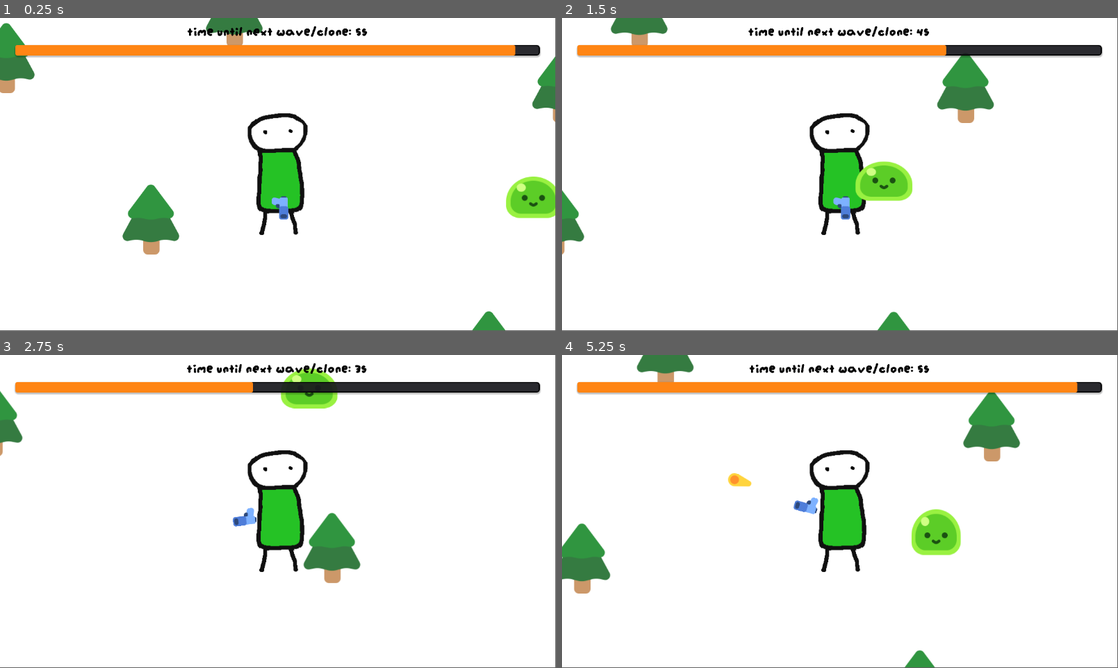
Above: before the commit, frames 1-4 (two rows, left to right).
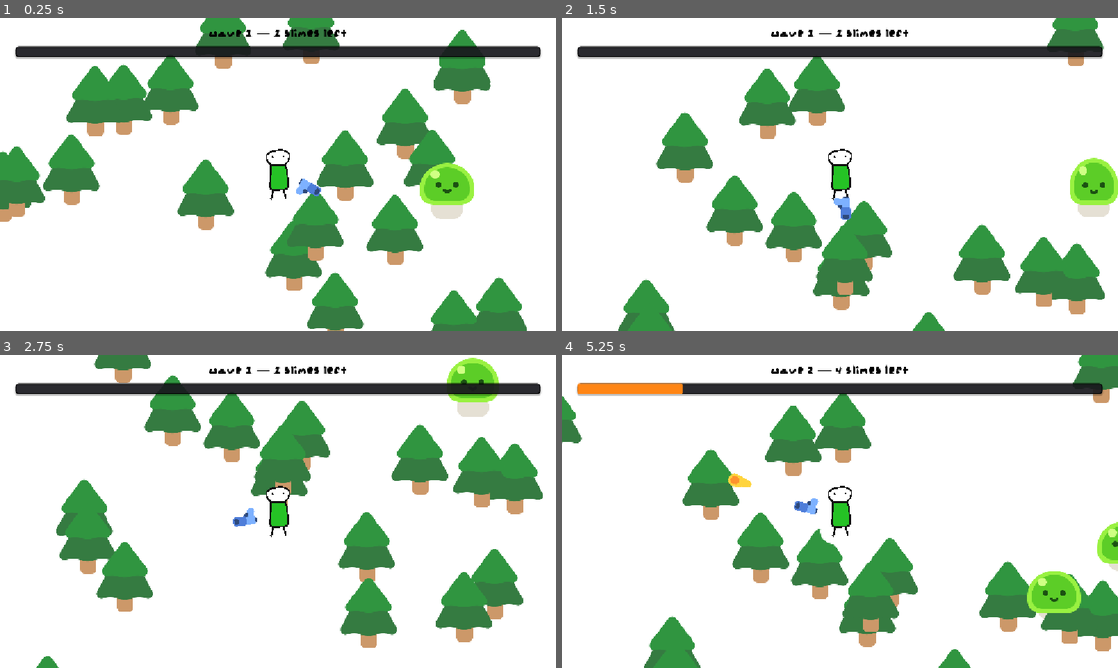
Above: after the commit, the same moments.

Repository: ar-bh/gmtk-countdown
Game: Godot game, scene res://gameplay/gameplay.tscn
The game is run twice, just before and just after one commit, with the same random seed, the same clock (stepped at 60 frames per second) and the same inputs.
Inputs (mouse positions are in pixels of both pictures, inside the frame that each line leads up to):
- Up to frame 1 (0.25 s): no input
- Up to frame 2 (1.5 s): tap Enter at 0.5 s; move the mouse to (962, 158) at 0.52 s; hold D (move_right) 0.53-1.25 s; click (962, 158) at 0.6 s; click (840, 190) at 1.25 s, where only the run after the commit has a clickable "Play Again"
- Up to frame 3 (2.75 s): move the mouse to (166, 527) at 2.02 s; hold Down (move_down) from 2.03 s (still down); click (166, 527) at 2.1 s
- Up to frame 4 (5.25 s): move the mouse to (895, 442) at 2.77 s; release Down (move_down) at 2.78 s; hold D (move_right) 2.78-3.53 s; tap Alt at 2.85 s; click (895, 442) at 3.05 s; move the mouse to (812, 574) at 3.52 s; hold W (move_up) 3.53-4.28 s; tap Shift at 3.6 s; click (812, 574) at 3.8 s; move the mouse to (1006, 558) at 4.27 s; hold A (move_left) from 4.28 s (still down); click (1006, 558) at 4.35 s; move the mouse to (673, 464) at 5.02 s; click (673, 464) at 5.1 s
In our replay, the window is 799x449 before the commit and 800x450 after it. These sizes can differ from the game's own. Grey fills any space a smaller window leaves; there, only what the larger window draws over its background counts as a difference.

The runs differ from the first frame. In frame 1, 32% of the frame differs, in the area x 0-100%, y 0-100%; in frame 2, 26%; in frame 3, 26%; in frame 4, 27%.

Commit message:
build + itch

Diff:
--- a/enemies/slime/slime.gd
+++ b/enemies/slime/slime.gd
@@ -1,5 +1,7 @@
 class_name BasicEnemy
 extends CharacterBody2D
+
+signal died
 
 @onready var animation_player: AnimationPlayer = %AnimationPlayer
 @onready var hitbox: CollisionShape2D = %HitBox
@@ -32,3 +34,8 @@
 func play_hurt():
 	animation_player.play("hurt")
 	animation_player.queue("walk")
+
+
+func die() -> void:
+	died.emit()
+	queue_free()
--- a/enemies/slime/slime.tscn
+++ b/enemies/slime/slime.tscn
@@ -207,7 +207,9 @@
 [sub_resource type="CircleShape2D" id="CircleShape2D_57eei"]
 radius = 62.008064
 
-[node name="Slime" type="CharacterBody2D" unique_id=1265096264]
+[node name="Slime" type="CharacterBody2D" unique_id=1265096264 groups=["enemy"]]
+collision_layer = 2
+collision_mask = 0
 script = ExtResource("1_87y5x")
 
 [node name="GroundShadow" type="Sprite2D" parent="." unique_id=2019923751]
--- a/gameplay/gameplay.gd
+++ b/gameplay/gameplay.gd
@@ -1,22 +1,136 @@
 extends Node2D
 
-#region node variables
+const SLIME_SCENE := preload("res://enemies/slime/slime.tscn")
+const PINE_TREE_TEXTURE := preload("res://map/pine_tree.png")
+
+@export var slimes_per_wave: Array[int] = [1, 5, 10, 15, 20, 25, 30, 35, 40, 45]
+@export var win_wave: int = 10
+@export var tree_count: int = 70
+@export var tree_spawn_radius: float = 1800.0
+@export var slime_spawn_min_distance: float = 350.0
+@export var slime_spawn_max_distance: float = 700.0
+
 @onready var player: Player = %Player
+@onready var enemies: Node2D = %Enemies
+@onready var map: Node2D = %Map
+@onready var wave_label: RichTextLabel = %LoopLabel
+@onready var wave_progress_bar: ProgressBar = %LoopProgressBar
+@onready var end_screen: Control = %EndScreen
+@onready var end_label: Label = %EndLabel
+@onready var play_again_button: Button = %PlayAgainButton
 
-@onready var loop_timer: Timer = %LoopTimer
-@onready var loop_label: RichTextLabel = %LoopLabel
-@onready var loop_progress_bar: ProgressBar = %LoopProgressBar
-#endregion
-
-# Called when the node enters the scene tree for the first time.
-func _ready() -> void:
-	loop_timer.timeout.connect(_on_loop_timer_timeout)
+var current_wave := 0
+var slimes_alive := 0
+var slimes_in_wave := 0
+var game_over := false
+var _rng := RandomNumberGenerator.new()
 
 
-# Called every frame. 'delta' is the elapsed time since the previous frame.
-func _process(delta: float) -> void:
-	loop_label.text = "[center]Time until next wave/clone: " + str(int(ceil(loop_timer.time_left))) + "s[/center]"
-	loop_progress_bar.value = (loop_timer.time_left / loop_timer.wait_time) * 100.0
+func _ready() -> void:
+	_rng.randomize()
+	play_again_button.pressed.connect(_on_play_again_pressed)
+	player.touched_by_enemy.connect(_trigger_lose)
+	end_screen.hide()
+	_spawn_trees()
+	_start_wave(1)
 
-func _on_loop_timer_timeout() -> void:
-	player.reset_frame_history()
+
+func _process(_delta: float) -> void:
+	if game_over:
+		return
+	_update_ui()
+
+
+func _start_wave(wave: int) -> void:
+	current_wave = wave
+	var index := mini(wave - 1, slimes_per_wave.size() - 1)
+	slimes_in_wave = slimes_per_wave[index]
+	slimes_alive = 0
+
+	player.hurtbox.monitoring = false
+	for i in slimes_in_wave:
+		_spawn_slime()
+	player.hurtbox.monitoring = true
+
+	_update_ui()
+
+
+func _spawn_slime() -> void:
+	var slime: BasicEnemy = SLIME_SCENE.instantiate()
+	var spawn_pos := _random_spawn_position()
+	slime.position = enemies.to_local(spawn_pos)
+	enemies.add_child(slime)
+	slime.died.connect(_on_slime_died)
+	slimes_alive += 1
+
+
+func _random_spawn_position() -> Vector2:
+	for _attempt in 20:
+		var angle := _rng.randf_range(0.0, TAU)
+		var distance := _rng.randf_range(slime_spawn_min_distance, slime_spawn_max_distance)
+		var pos := player.global_position + Vector2.from_angle(angle) * distance
+		if pos.distance_to(player.global_position) >= slime_spawn_min_distance:
+			return pos
+
+	return player.global_position + Vector2(slime_spawn_max_distance, 0.0)
+
+
+func _spawn_trees() -> void:
+	for i in tree_count:
+		var tree := Sprite2D.new()
+		tree.texture = PINE_TREE_TEXTURE
+		var angle := _rng.randf_range(0.0, TAU)
+		var distance := _rng.randf_range(120.0, tree_spawn_radius)
+		tree.position = Vector2.from_angle(angle) * distance
+		map.add_child(tree)
+
+
+func _on_slime_died() -> void:
+	if game_over:
+		return
+
+	slimes_alive -= 1
+	if slimes_alive <= 0:
+		if current_wave >= win_wave:
+			_trigger_win()
+		else:
+			_start_wave(current_wave + 1)
+
+
+func _trigger_win() -> void:
+	game_over = true
+	end_label.text = "You Win!"
+	end_screen.show()
+	_set_gameplay_active(false)
+
+
+func _trigger_lose() -> void:
+	if game_over:
+		return
+
+	game_over = true
+	end_label.text = "You Lose!"
+	end_screen.show()
+	_set_gameplay_active(false)
+
+
+func _set_gameplay_active(active: bool) -> void:
+	if active:
+		player.process_mode = Node.PROCESS_MODE_INHERIT
+	else:
+		player.process_mode = Node.PROCESS_MODE_DISABLED
+
+	for child in enemies.get_children():
+		child.process_mode = Node.PROCESS_MODE_INHERIT if active else Node.PROCESS_MODE_DISABLED
+
+
+func _update_ui() -> void:
+	wave_label.text = "[center]Wave %d — %d slimes left[/center]" % [current_wave, slimes_alive]
+	if slimes_in_wave > 0:
+		wave_progress_bar.value = (1.0 - float(slimes_alive) / slimes_in_wave) * 100.0
+	else:
+		wave_progress_bar.value = 100.0
+
+
+func _on_play_again_pressed() -> void:
+	get_tree().reload_current_scene()
--- a/gameplay/gameplay.tscn
+++ b/gameplay/gameplay.tscn
@@ -2,8 +2,6 @@
 
 [ext_resource type="Script" uid="uid://b7apl3ir83oxu" path="res://gameplay/gameplay.gd" id="1_ktb3l"]
 [ext_resource type="PackedScene" uid="uid://4mdipk1jvq2m" path="res://player/player.tscn" id="2_41n4r"]
-[ext_resource type="Texture2D" uid="uid://b56jcm86x5qrk" path="res://map/pine_tree.png" id="3_ktb3l"]
-[ext_resource type="PackedScene" uid="uid://ca5hi0o4wid0k" path="res://enemies/slime/slime.tscn" id="3_ueusv"]
 [ext_resource type="FontFile" uid="uid://cspv72rjdk28m" path="res://common/augiepixel.ttf" id="5_gvicd"]
 
 [sub_resource type="StyleBoxFlat" id="StyleBoxFlat_pb_bg"]
@@ -35,44 +33,25 @@
 [node name="Gameplay" type="Node2D" unique_id=1387358134]
 script = ExtResource("1_ktb3l")
 
+[node name="BackgroundLayer" type="CanvasLayer" parent="." unique_id=2100000001]
+layer = -10
+
+[node name="WhiteBackground" type="ColorRect" parent="BackgroundLayer" unique_id=2100000002]
+anchors_preset = 15
+anchor_right = 1.0
+anchor_bottom = 1.0
+grow_horizontal = 2
+grow_vertical = 2
+mouse_filter = 2
+
 [node name="Map" type="Node2D" parent="." unique_id=1095250107]
+unique_name_in_owner = true
 
-[node name="WhiteBackgroundColorRect" type="ColorRect" parent="Map" unique_id=1332958542]
-offset_left = -2249.0
-offset_top = -1390.0
-offset_right = 2204.0
-offset_bottom = 1232.0
-
-[node name="PineTree" type="Sprite2D" parent="Map" unique_id=1663121200]
-position = Vector2(-263, 104)
-texture = ExtResource("3_ktb3l")
-
-[node name="PineTree2" type="Sprite2D" parent="Map" unique_id=1185484525]
-position = Vector2(-90, -327)
-texture = ExtResource("3_ktb3l")
-
-[node name="PineTree3" type="Sprite2D" parent="Map" unique_id=988461797]
-position = Vector2(587, -170)
-texture = ExtResource("3_ktb3l")
-
-[node name="PineTree4" type="Sprite2D" parent="Map" unique_id=991235985]
-position = Vector2(438, 367)
-texture = ExtResource("3_ktb3l")
-
-[node name="PineTree5" type="Sprite2D" parent="Map" unique_id=1555136115]
-position = Vector2(-563, -231)
-texture = ExtResource("3_ktb3l")
+[node name="Enemies" type="Node2D" parent="." unique_id=2100000003]
+unique_name_in_owner = true
 
 [node name="Player" parent="." unique_id=1453844567 instance=ExtResource("2_41n4r")]
 unique_name_in_owner = true
-
-[node name="Slime" parent="." unique_id=1265096264 instance=ExtResource("3_ueusv")]
-position = Vector2(555, 117)
-
-[node name="LoopTimer" type="Timer" parent="." unique_id=675075050]
-unique_name_in_owner = true
-wait_time = 5.0
-autostart = true
 
 [node name="CanvasLayer" type="CanvasLayer" parent="." unique_id=1882922584]
 
@@ -93,7 +72,7 @@
 theme_override_fonts/normal_font = ExtResource("5_gvicd")
 theme_override_font_sizes/normal_font_size = 30
 bbcode_enabled = true
-text = "[center]Time until next wave/clone: xs[/center]"
+text = "[center]Wave 1 — 1 slimes left[/center]"
 fit_content = true
 
 [node name="LoopProgressBar" type="ProgressBar" parent="CanvasLayer/VBoxContainer" unique_id=1991386752]
@@ -105,3 +84,52 @@
 theme_override_styles/fill = SubResource("StyleBoxFlat_pb_fill")
 value = 100.0
 show_percentage = false
+
+[node name="EndScreen" type="Control" parent="CanvasLayer" unique_id=2100000004]
+unique_name_in_owner = true
+layout_mode = 3
+anchors_preset = 15
+anchor_right = 1.0
+anchor_bottom = 1.0
+grow_horizontal = 2
+grow_vertical = 2
+mouse_filter = 0
+
+[node name="Overlay" type="ColorRect" parent="CanvasLayer/EndScreen" unique_id=2100000005]
+layout_mode = 1
+anchors_preset = 15
+anchor_right = 1.0
+anchor_bottom = 1.0
+grow_horizontal = 2
+grow_vertical = 2
+color = Color(0, 0, 0, 0.55)
+
+[node name="CenterContainer" type="CenterContainer" parent="CanvasLayer/EndScreen" unique_id=2100000006]
+layout_mode = 1
+anchors_preset = 15
+anchor_right = 1.0
+anchor_bottom = 1.0
+grow_horizontal = 2
+grow_vertical = 2
+
+[node name="VBoxContainer" type="VBoxContainer" parent="CanvasLayer/EndScreen/CenterContainer" unique_id=2100000007]
+layout_mode = 2
+theme_override_constants/separation = 24
+
+[node name="EndLabel" type="Label" parent="CanvasLayer/EndScreen/CenterContainer/VBoxContainer" unique_id=2100000008]
+unique_name_in_owner = true
+layout_mode = 2
+theme_override_colors/font_color = Color(1, 1, 1, 1)
+theme_override_fonts/font = ExtResource("5_gvicd")
+theme_override_font_sizes/font_size = 48
+text = "You Win!"
+horizontal_alignment = 1
+
+[node name="PlayAgainButton" type="Button" parent="CanvasLayer/EndScreen/CenterContainer/VBoxContainer" unique_id=2100000009]
+unique_name_in_owner = true
+custom_minimum_size = Vector2(220, 48)
+layout_mode = 2
+size_flags_horizontal = 4
+theme_override_fonts/font = ExtResource("5_gvicd")
+theme_override_font_sizes/font_size = 24
+text = "Play Again"
--- a/player/player.gd
+++ b/player/player.gd
@@ -1,10 +1,30 @@
 class_name Player
 extends CharacterBody2D
+
+signal touched_by_enemy
+
+#region node variables
+@onready var weapon_pivot: Node2D = %WeaponPivot
+@onready var hurtbox: Area2D = %HurtBox
+
+
+#endregion
+
+
+func _ready() -> void:
+	hurtbox.body_entered.connect(_on_hurtbox_body_entered)
+
+
+func _on_hurtbox_body_entered(body: Node2D) -> void:
+	if body is BasicEnemy:
+		touched_by_enemy.emit()
+
 
 #region movement variables
 @export var speed := 460.0
 @export var ground_friction_factor := 10.0
 #endregion
+
 
 var frame_history: Array = []
 var is_shooting: bool = false
@@ -23,7 +43,8 @@
 	var frame_data = {
 		"position": global_position,
 		"rotation": global_rotation,
-		"shot": is_shooting
+		"shot": is_shooting,
+		"gun_rotation": weapon_pivot.global_rotation,
 	}
 	frame_history.append(frame_data)
 
--- a/player/player.tscn
+++ b/player/player.tscn
@@ -7,31 +7,45 @@
 [ext_resource type="PackedScene" uid="uid://bis4rwfcqk5mg" path="res://weapon/weapon.tscn" id="3_yw30f"]
 [ext_resource type="Texture2D" uid="uid://dms7mdwxbosad" path="res://weapon/pistol.png" id="5_qjkh3"]
 
-[sub_resource type="CircleShape2D" id="CircleShape2D_rkbax"]
-radius = 79.05694
+[sub_resource type="CapsuleShape2D" id="CapsuleShape2D_g6k8r"]
+radius = 37.216827
+height = 181.94891
 
 [node name="Player" type="CharacterBody2D" unique_id=1453844567 groups=["player"]]
+collision_layer = 1
+collision_mask = 0
 motion_mode = 1
 script = ExtResource("1_g1dw6")
 
 [node name="GroundShadow" type="Sprite2D" parent="." unique_id=1033465817]
-position = Vector2(0, 66)
+position = Vector2(1, 54)
 texture = ExtResource("2_g6k8r")
 
 [node name="Skin" type="Sprite2D" parent="." unique_id=56958923]
-position = Vector2(0, 12.969566)
-scale = Vector2(1.0151495, 1.0151495)
+position = Vector2(-2.3841858e-07, 13.000002)
+scale = Vector2(0.41814384, 0.41814384)
 texture = ExtResource("3_g6k8r")
 
 [node name="HitBox" type="CollisionShape2D" parent="." unique_id=1393165928]
-position = Vector2(0, -0.030433655)
+position = Vector2(0.99999994, 2.9999995)
 scale = Vector2(0.48365217, 0.48365217)
-shape = SubResource("CircleShape2D_rkbax")
+shape = SubResource("CapsuleShape2D_g6k8r")
+
+[node name="HurtBox" type="Area2D" parent="." unique_id=2100000010]
+unique_name_in_owner = true
+collision_layer = 0
+collision_mask = 2
+
+[node name="CollisionShape2D" type="CollisionShape2D" parent="HurtBox" unique_id=2100000011]
+position = Vector2(0.99999994, 2.9999995)
+scale = Vector2(0.48365217, 0.48365217)
+shape = SubResource("CapsuleShape2D_g6k8r")
 
 [node name="Camera2D" type="Camera2D" parent="." unique_id=845571441]
 position = Vector2(0, 12.969566)
 
 [node name="WeaponPivot" type="Node2D" parent="." unique_id=509335909]
+unique_name_in_owner = true
 position = Vector2(0, 12.969566)
 script = ExtResource("3_qjkh3")
 
--- a/project.godot
+++ b/project.godot
@@ -14,6 +14,10 @@
 run/main_scene="uid://ch8yvm2w7g7e5"
 config/features=PackedStringArray("4.6", "GL Compatibility")
 config/icon="res://common/icon.svg"
+
+[display]
+
+window/stretch/mode="canvas_items"
 
 [editor_plugins]
 
@@ -56,12 +60,19 @@
 ]
 }
 
+[layer_names]
+
+2d_physics/layer_1="player"
+2d_physics/layer_2="enemy"
+2d_physics/layer_3="bullet"
+
 [physics]
 
 3d/physics_engine="Jolt Physics"
 
 [rendering]
 
+textures/canvas_textures/default_texture_filter=0
 rendering_device/driver.windows="d3d12"
 renderer/rendering_method="gl_compatibility"
 renderer/rendering_method.mobile="gl_compatibility"
--- a/weapon/bullet.gd
+++ b/weapon/bullet.gd
@@ -22,7 +22,8 @@
 
 
 func _on_body_entered(body: Node) -> void:
-	body.queue_free()
+	if body is BasicEnemy:
+		body.die()
 	_destroy()
 
 
--- a/weapon/bullet.tscn
+++ b/weapon/bullet.tscn
@@ -7,6 +7,8 @@
 height = 44.0
 
 [node name="Bullet" type="Area2D" unique_id=75661684 groups=["bullet"]]
+collision_layer = 4
+collision_mask = 2
 script = ExtResource("1_ge33b")
 
 [node name="BulletSkin" type="Sprite2D" parent="." unique_id=15511652]
Not shown, added: export_presets.cfg
Not shown, changed: .DS_Store
Not shown, changed: .gitignore
Not shown, added: build_itch.sh
Not shown, added: player/.DS_Store
